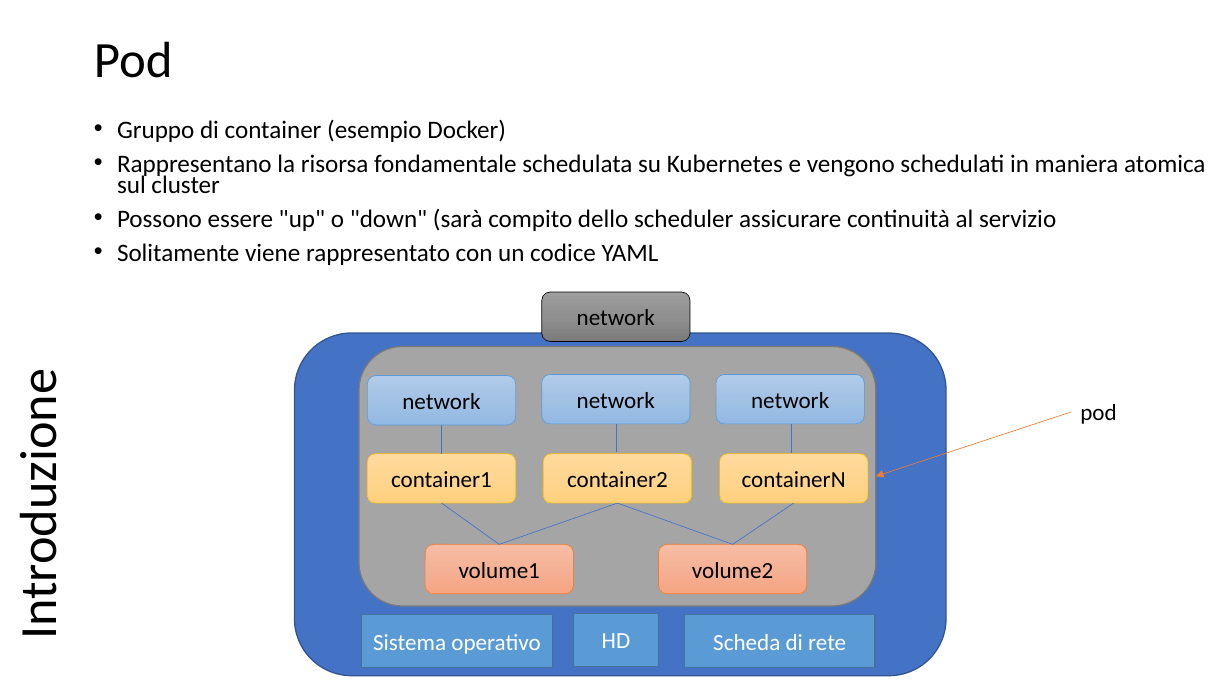
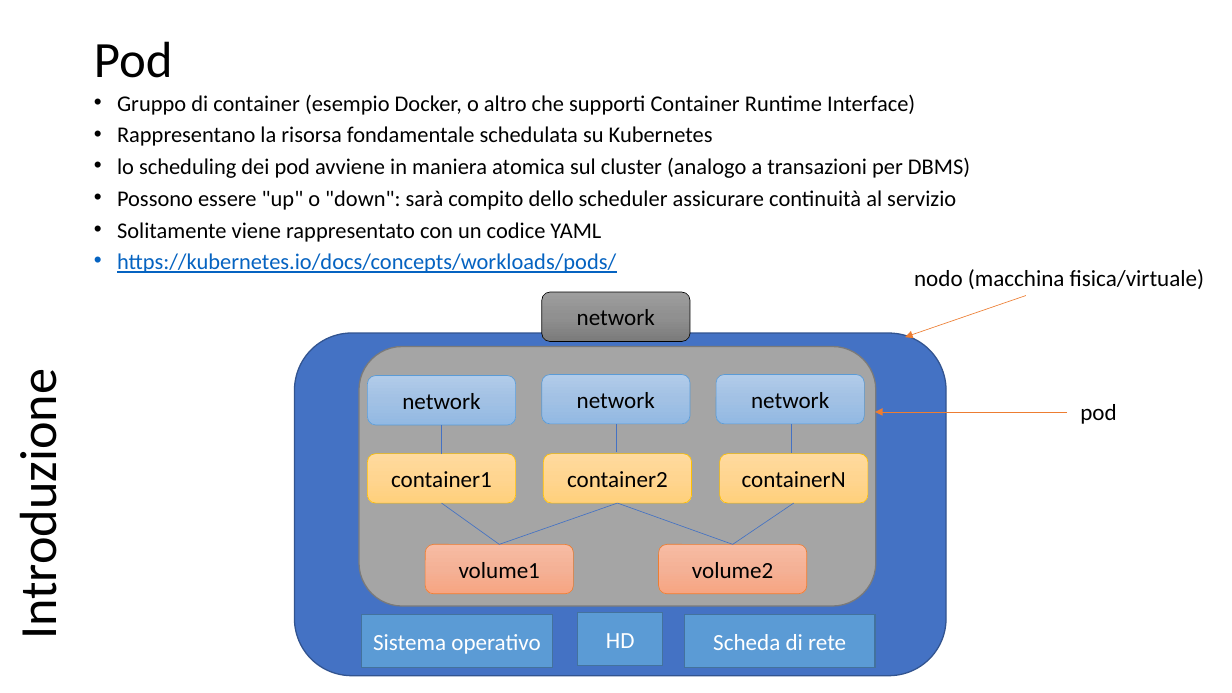
Before and after one commit to scastagnoli/academySisal, a slide deck: slide 6 of kubernetes.pptx (slide 5 before the commit). Drawn at 1232x693 pixels with LibreOffice and Linux fonts; fonts in the diff are those of the drawing. Boxes give left, top, right and bottom in pixels: in the first picture for what was removed or moved away, otherwise in the second. Text is boxed around its words. In the diff, an @@ line names an element or a change of style, - is before the commit and + after.

```diff
--- a/kubernetes.pptx
+++ b/kubernetes.pptx
@@ text "Gruppo di container (esempio Docker, ...": place and size @@
-text "Gruppo di container (esempio Docker, ..." at box(117, 120, 1205, 265)
+text "Gruppo di container (esempio Docker, ..." at box(117, 94, 970, 273)
@@ text at box(117, 94, 970, 210): text changed; size 19.6 to 17.5 pt @@
-• Gruppo di container (esempio Docker)
-• Rappresentano la risorsa fondamentale schedulata su Kubernetes e vengono schedulati in maniera atomica sul cluster
-• Possono essere "up" o "down" (sarà compito dello scheduler assicurare continuità al servizio
+• Gruppo di container (esempio Docker, o altro che supporti Container Runtime Interface)
+• Rappresentano la risorsa fondamentale schedulata su Kubernetes
+• lo scheduling dei pod avviene in maniera atomica sul cluster (analogo a transazioni per DBMS)
+• Possono essere "up" o "down": sarà compito dello scheduler assicurare continuità al servizio
@@ text at box(117, 222, 601, 242): size 19.6 to 17.5 pt in "Solitamente viene rappresentato con un codice YAML" @@
@@ text at box(117, 253, 616, 273): paragraph added @@
+• https://kubernetes.io/docs/concepts/workloads/pods/
@@ text added at box(914, 269, 1204, 289), 18 pt, text #000000 @@
+nodo (macchina fisica/virtuale)
@@ arrow added from (1026, 296) to (905, 337), #ED7D31 0.5 pt @@
@@ arrow moved from (1071, 412) - (876, 476) to (1067, 412) - (875, 412) @@
@@ rectangle "HD": place and size @@
-rectangle "HD" at box(574, 614, 659, 666)
+rectangle "HD" at box(578, 613, 663, 665)
```
Also in this commit, not shown: 5 other slides changed, 13 slides added.
